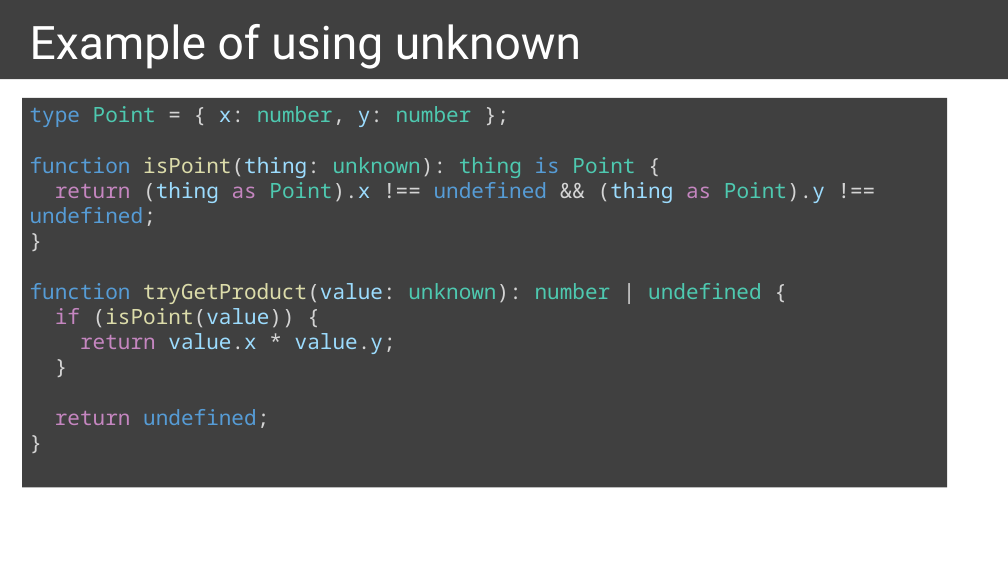
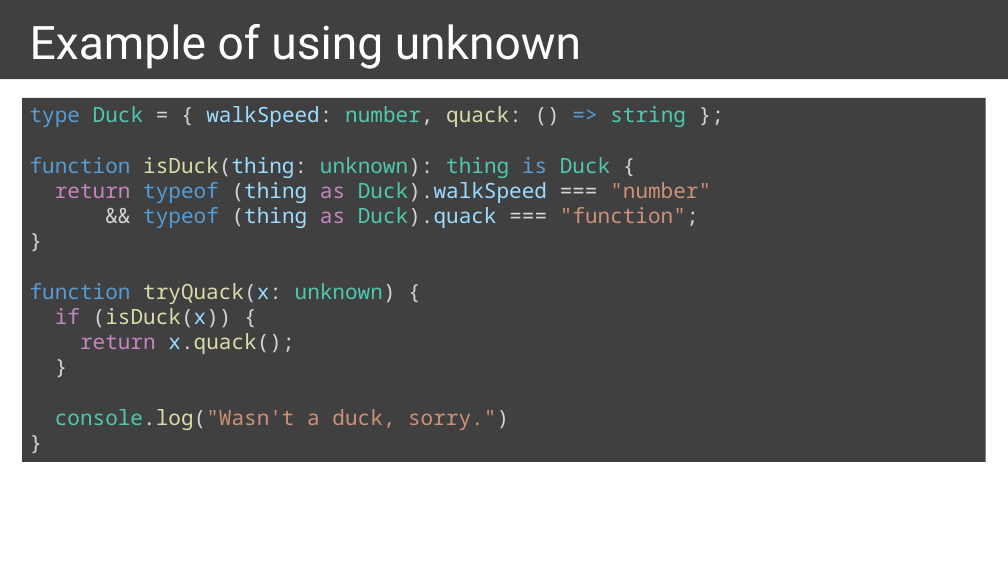
Before and after one commit to ymekesser/a-type-of-magic-presentation, a slide deck: slide 15 of a-type-of-magic.pptx. Drawn at 1008x567 pixels with LibreOffice and Linux fonts; fonts in the diff are those of the drawing. Boxes give left, top, right and bottom in pixels: in the first picture for what was removed or moved away, otherwise in the second. Text is boxed around its words. In the diff, an @@ line names an element or a change of style, - is before the commit and + after.

Commit message:
Introduced a new chapter 'discriminated unions' and moved the action handler example in there

```diff
--- a/a-type-of-magic.pptx
+++ b/a-type-of-magic.pptx
@@ rectangle "type Duck = { walkSpeed: ...": place and size @@
-rectangle "type Duck = { walkSpeed: ..." at bbox=[22, 98, 947, 488]
+rectangle "type Duck = { walkSpeed: ..." at bbox=[22, 98, 986, 462]
@@ text in rectangle at bbox=[30, 106, 711, 228]: text changed @@
-type Point = { x: number, y: number };
-function isPoint(thing: unknown): thing is Point {
-return (thing as Point).x !== undefined && (thing as Point).y !== undefined;
+type Duck = { walkSpeed: number, quack: () => string };
+function isDuck(thing: unknown): thing is Duck {
+return typeof (thing as Duck).walkSpeed === "number"
+&& typeof (thing as Duck).quack === "function";
@@ text in rectangle at bbox=[30, 283, 396, 354]: text changed; text colour #9CDCFE to #DCDCAA @@
-function tryGetProduct(value: unknown): number | undefined {
-if (isPoint(value)) {
-return value.x * value.y;
+function tryQuack(x: unknown) {
+if (isDuck(x)) {
+return x.quack();
@@ text in rectangle at bbox=[55, 409, 509, 430]: text changed; text colour #569CD6 to #CE9178 @@
-return undefined;
+console.log("Wasn't a duck, sorry.")
```
Also in this commit, not shown: 10 other slides changed, 22 slides added, 7 other files.
